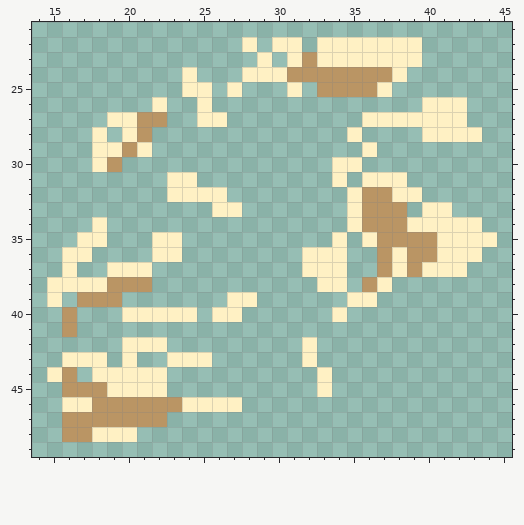
File history of a pixel-art sprite, sprites/spr_efeito_tiro_impacto/layers/a2eb8839-0f75-429f-a387-ff39798825cb/092840b0-3b2c-4838-99a9-b683a8f6f40d.png. That is the earlier state.
The file is 64x64 pixels. Shown: x 14..45, y 21..49.
After:
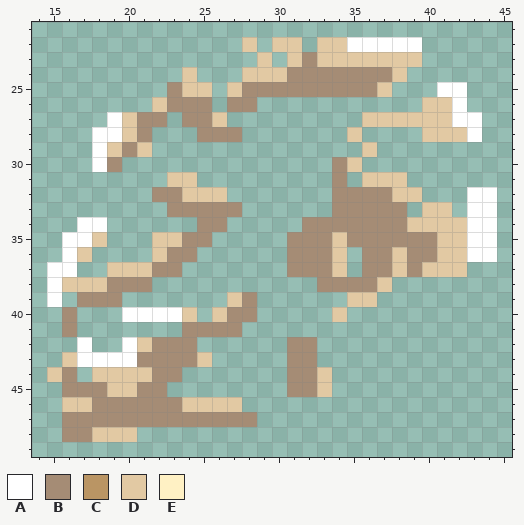
Palette (. is transparent): A #ffffff  B #a58c75  C #ba9564  D #e2c9a3  E #fff1c4
Diff:
Changed rows in their new state; - is an unchanged pixel.
first column x 15:
22 -------------D-DD-DDAAAAA-----
23 --------------D-DBDDDDDDD-----
24 ---------D---DDDBBBBBBBD------
25 --------BDD-DBBBBBBBBBD---AA--
26 -------DBBB-BB-----------DDA--
27 ----ADBB-BBD---------DDDDDDAA-
28 ---AADB---BBB-------D----DDDA-
29 ---ADBD--------------D--------
30 ---AB--------------BD---------
31 --------DD---------B-DDD------
32 -------BBDDD-------BBBBDD---AA
33 --------BBBBB------BBBBB-DD-AA
34 --AA------BB-----BBBBBBBDDDDAA
35 -AAD---DDBB-----BBBDBBBBBBDDAA
36 -AD----DBB------BBBD-BBDBBDDAA
37 AA--DDDBB-------BBBD-BBDBDDD--
38 ADDDBBB-----------BBBBD-------
39 A-BBB-------DB------DD--------
40 -B---AAAAD-DBB-----D----------
41 -B-------BBBB-----------------
42 --A--ADBBB------BB------------
43 -DAAAABBBBD-----BB------------
44 DB-DDDDBB-------BBD-----------
45 -BBBDDBB--------BBD-----------
46 -DDBBBBBBDDDD-----------------
47 -BBBBBBBBBBBBB----------------
48 -BBDDD------------------------
